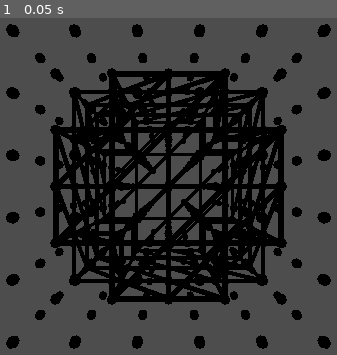
Above: before the commit, frame 1.
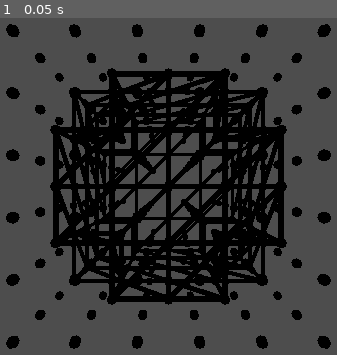
Above: after the commit, the same moment.

Repository: PierreBeur/naive-surface-nets-3d
Game: Godot game, scene res://scenes/main.tscn
Two runs of this game, one before a commit and one after it. Both use one fixed random seed, a clock stepped at 60 frames per second and the inputs below.
Inputs:
- Up to frame 1 (0.05 s): no input

The runs differ from the first frame. In frame 1, 0.4% of the frame differs, in the area x 14-86%, y 14-86%.

Commit message:
Update main.gd

Diff:
--- a/scripts/main.gd
+++ b/scripts/main.gd
@@ -16,6 +16,9 @@
 var grid_point_size := cell_size / 5.0
 var vertex_size := cell_size / 5.0
 var edge_width := vertex_size / 2.0
+
+@export var vertex_color := Color.RED
+@export var edge_color := Color.BLUE
 
 
 # Node paths
@@ -131,9 +134,12 @@
 	for instance in range(len(grid_points), len(grid_points) + len(vertices)):
 		var vertex : Vector4 = vertices[instance - len(grid_points)]
 		var position := Vector3(vertex.x, vertex.y, vertex.z)
-		multimesh.set_instance_transform(instance, transform.translated(position))
-		var color := Color.RED if vertex.w else Color.TRANSPARENT
-		multimesh.set_instance_color(instance, color)
+		var vertex_transform := transform.translated(position)
+		# If vertex is hidden, scale by ZERO to hide it
+		if not vertex.w:
+			vertex_transform = Transform3D().scaled(Vector3.ZERO)
+		multimesh.set_instance_transform(instance, vertex_transform)
+		multimesh.set_instance_color(instance, vertex_color)
 	# Draw edges
 	edge_multimesh.set_instance_count(len(edges))
 	var edge_mesh : CylinderMesh = edge_multimesh.get_mesh()
@@ -168,7 +174,7 @@
 			edge_transform = transform.scaled(Vector3.ZERO)
 		# Apply transformation
 		edge_multimesh.set_instance_transform(instance, edge_transform)
-		edge_multimesh.set_instance_color(instance, Color.BLUE)
+		edge_multimesh.set_instance_color(instance, edge_color)
 
 
 # Called every frame. 'delta' is the elapsed time since the previous frame.
